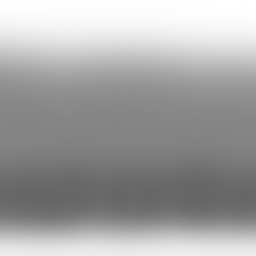
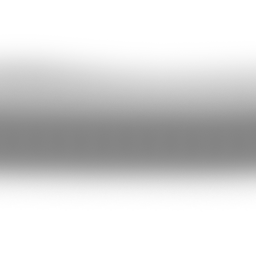
Before/after of a w=256, h=256 layered artwork. What changed in the layer stack:
painted on "Laag 1" over [0, 8, 256, 256]
